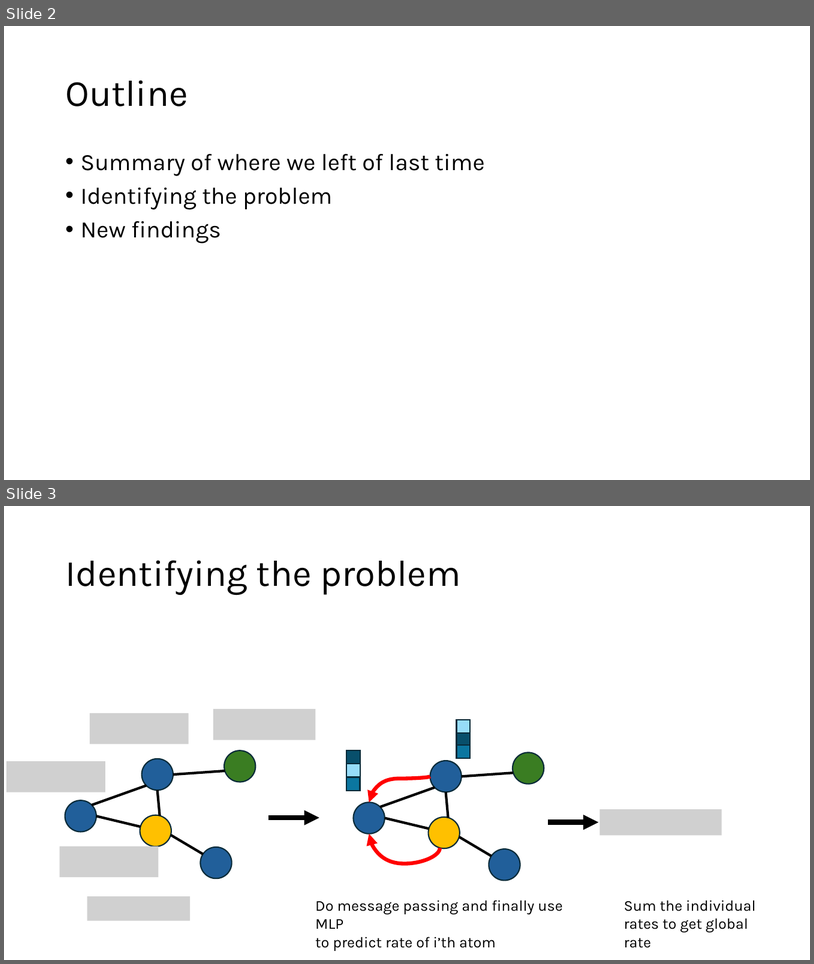
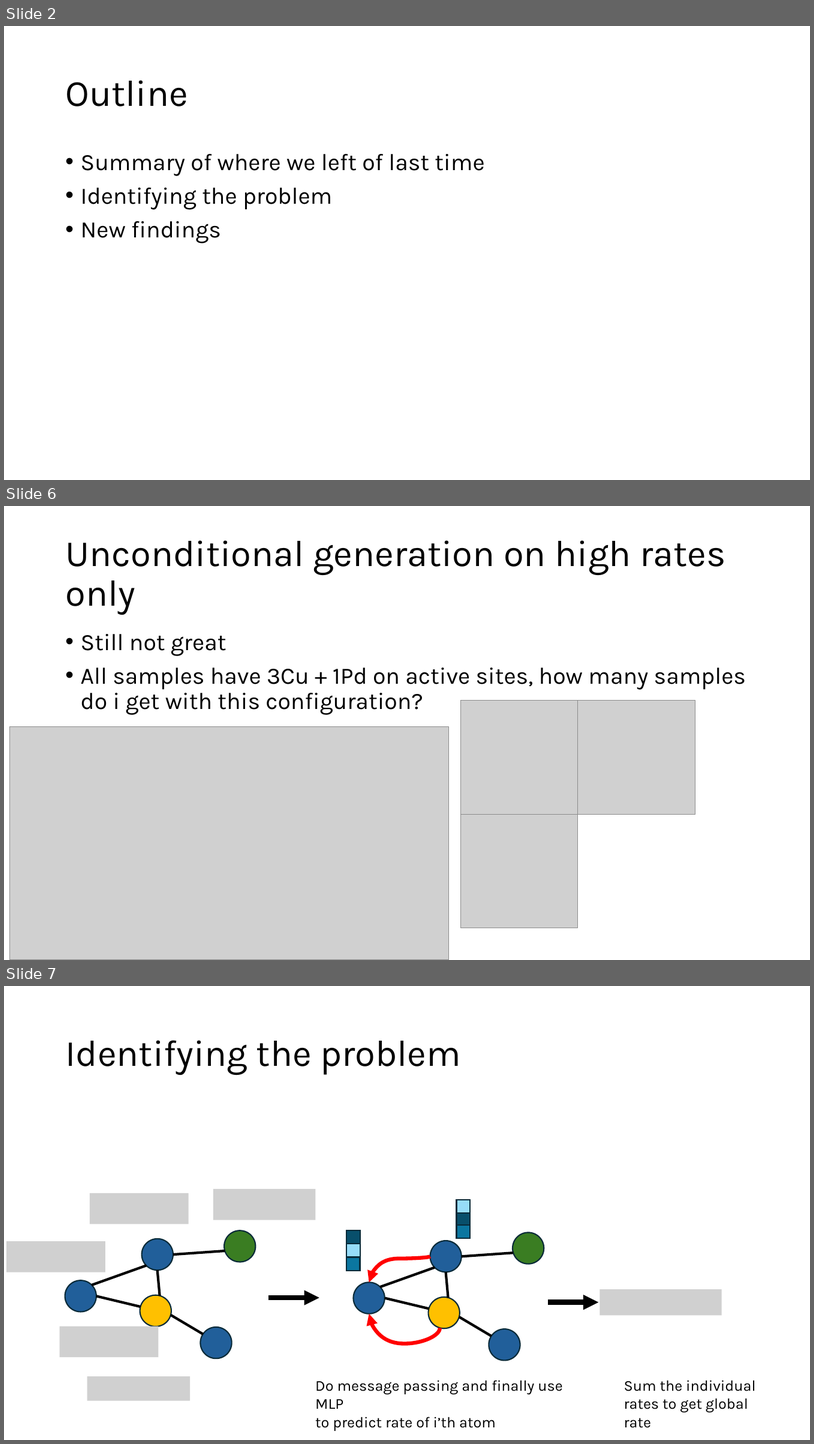
Before and after one commit to karsten3112/gen_catalyst_design, a slide deck: slides/diffusion_models4.pptx. Shown one above the other, each under a label of ours: slides 2 and 3 before the commit, slides 2, 6 and 7 after it; the slides between them are not shown. The pictures are 814x964 and 814x1444 pixels, drawn with LibreOffice and Linux fonts; fonts in the diff are those of the drawing; grey boxes stand for pictures. Boxes give left, top, right and bottom in pixels: in the first picture for what was removed or moved away, otherwise in the second. Text is boxed around its words. In the diff, an @@ line names an element or a change of style, - is before the commit and + after.

```diff
--- a/slides/diffusion_models4.pptx
+++ b/slides/diffusion_models4.pptx
@@ slide 6 added at (4,506,810,960), background #FFFFFF @@
@@ title added at (65,540,726,615), 44 pt, text #000000 @@
+Unconditional generation on high rates only
@@ text added at (81,634,746,715), 28 pt, text #000000 @@
+• Still not great
+• All samples have 3Cu + 1Pd on active sites, how many samples do i get with this configuration?
@@ picture added at (461,700,578,814) @@
@@ picture added at (578,700,695,814) @@
@@ picture added at (9,726,449,960) @@
@@ picture added at (461,814,578,928) @@
@@ what was slide 3 is now slide 7 @@
```
Also in this commit, not shown: 1 slide changed, 5 other slides added, 10 other files.
